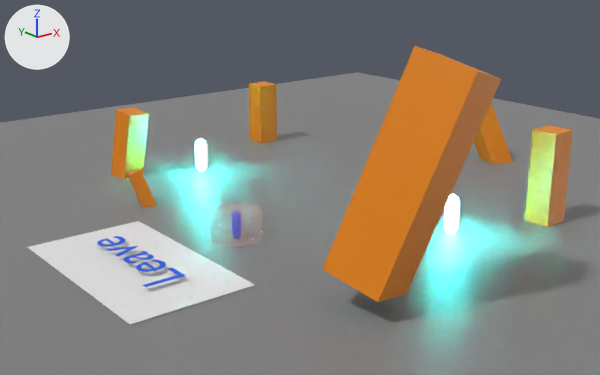
Before and after pictures for a commit that changed the glTF model examples/bevy_gltf_blueprints/multiple_levels/assets/models/StartLevel.glb.
One viewpoint serves both versions: a camera (50 mm lens) standing at (-38.6, -45.8, 21.0) and looking at (-0.1, 2.2, 1.8). Lighting does not change. The marker at upper left points along +X, +Y and +Z. Objects named as collision shapes, trigger or cutter boxes, shadow casters or lower levels of detail are left out. Where no turn or scale is listed for an object, it has been applied to the vertices. Vertices at the same position are counted once.

Before the edit, the objects in view are built like this:
```python
me_cube_009 = bpy.data.meshes.new('Cube.009')
me_cube_009.from_pydata(...)  # a box spanning x -1.0..1.0, y -1.0..1.0, z 0.0..7.0
me_cube_009.materials.append(mat_env_orange)  # orange #e78500
me_plane_006 = bpy.data.meshes.new('Plane.006')
me_plane_006.from_pydata([(-4.26, -7.46, 0.0), (4.26, -7.46, 0.0), (-4.26, 7.46, 0.0), (4.26, 7.46, 0.0)], [], [(0, 1, 3), (0, 3, 2)])
me_roundcube_001 = bpy.data.meshes.new('Roundcube.001')
me_roundcube_001.from_pydata(...)  # 114 vertices, 224 faces; spans x -0.33..0.33, y -0.33..0.33, z -1.0..1.0
me_roundcube_001.materials.append(mat_env_blue)  # blue #0555e7
me_roundcube_003 = bpy.data.meshes.new('Roundcube.003')
me_roundcube_003.from_pydata(...)  # a 9-sided cylinder along z spanning x -1.86..1.86, y -1.78..1.89, z -0.99..0.99
me_roundcube_003.materials.append(mat_sensor_material)  # pink #e7a9a9
me_text = bpy.data.meshes.new('Text')
me_text.from_pydata(...)  # 385 vertices, 381 faces; spans x -2.79..0.04, y 0.3..9.33, z 0.0
me_text.materials.append(mat_env_blue)  # blue #0555e7
ob_pillar_geometry_002 = bpy.data.objects.new('Pillar_geometry.002', me_cube_009)
ob_pillar_geometry_002.parent = ob_pillar_003
ob_pillar_geometry_002.location = (0.0, 0.0, 0.0)
ob_plane_004 = bpy.data.objects.new('Plane.004', me_plane_006)
ob_plane_004.location = (-15.63, 0.0, 0.05)
ob_player_geometry = bpy.data.objects.new('player_geometry', me_roundcube_001)
ob_player_geometry.location = (-7.62, 0.0, 1.02)
ob_player_sensor = bpy.data.objects.new('player_sensor', me_roundcube_003)
ob_player_sensor.location = (-7.62, 0.0, 1.02)
ob_text = bpy.data.objects.new('Text', me_text)
ob_text.location = (-14.38, -4.6, 0.42)
# also in view: 'Pillar_geometry.005' at (-6.1, -15.0, 7.8); 'Pillar_geometry.003' at (-6.0, 18.9, 2.3); 'Ground' at (0.0, 0.0, 0.0); 'Pillar_geometry' at (22.8, 2.4, 1.8); 'Pillar_geometry.001' at (12.4, -11.4, 3.5)
```
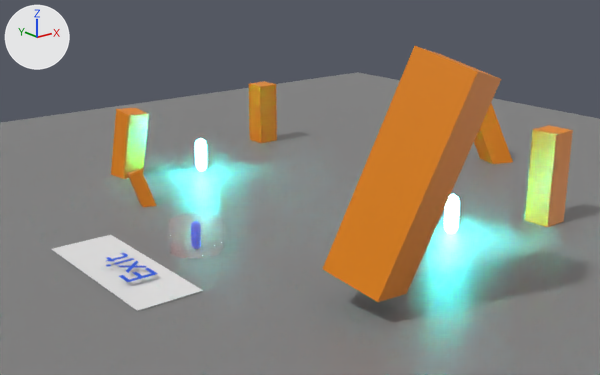
Changed parts and their boxes [x1, y1, x2, y2] in the pictures (600 x 375 px):
'Plane.004', reshaped, moved (33% narrower, 26% shorter)
    before: [28, 221, 255, 324]
    after: [52, 235, 203, 311]
'player_sensor', moved
    before: [210, 203, 263, 247]
    after: [169, 212, 224, 259]
'Text', reshaped, moved (42% narrower, 42% shorter)
    before: [97, 236, 186, 287]
    after: [106, 253, 157, 282]
part 2 of me_text, rebuilt (28% narrower, 31% shorter)
    before: [123, 251, 154, 263]
    after: [106, 253, 128, 261]
part 3 of me_text, rebuilt
    before: [136, 260, 166, 272]
    after: [119, 261, 146, 273]
part 4 of me_text, rebuilt (11% narrower, 25% shorter)
    before: [143, 268, 186, 287]
    after: [119, 268, 157, 282]
part 5 of me_text, deleted
    before: [97, 236, 125, 246]
part 6 of me_text, deleted
    before: [107, 246, 138, 257]

The change in detail:
me_plane_006 has 4 vertices, 2 faces and spans x -4.26..4.26, y -7.46..7.46, z 0.0.
me_plane_006 is used by ob_plane_004; location (-15.63, 0.0, 0.05).
Part 1, on me_plane_006:
Vertex 0 of me_plane_006 moves from (-4.26, -7.46, 0.0) at pixel (129, 324) to (-2.22, -6.13, 0.0) at pixel (137, 310).
Vertex 1 of me_plane_006 moves from (4.26, -7.46, 0.0) at pixel (255, 284) to (2.22, -6.13, 0.0) at pixel (203, 290).
Vertex 2 of me_plane_006 moves from (-4.26, 7.46, 0.0) at pixel (27, 247) to (-2.22, 6.13, 0.0) at pixel (50, 248).
Vertex 3 of me_plane_006 moves from (4.26, 7.46, 0.0) at pixel (138, 220) to (2.22, 6.13, 0.0) at pixel (110, 234).
me_text is used by ob_text; location (-14.38, -4.6, 0.42).
me_text had 385 vertices, 381 faces and spanned x -2.79..0.04, y 0.3..9.33, z 0.0.
me_text now has 134 vertices, 124 faces and spans x -2.07..0.03, y 0.23..4.72, z 0.0.
me_text part 2: the loose piece of 174 vertices spanning x -1.87..0.04, y 4.07..5.65, z 0.0 is rebuilt with 58 vertices and now spans x -1.65..0.03, y 3.71..4.72, z 0.0.
me_text part 3: the loose piece of 99 vertices spanning x -1.87..0.04, y 2.17..3.83, z 0.0 is rebuilt with 12 vertices and now spans x -1.37..0.0, y 1.52..3.04, z 0.0.
me_text part 4: the loose piece of 6 vertices spanning x -2.79..0.0, y 0.3..1.96, z 0.0 is rebuilt with 12 vertices and now spans x -2.07..0.0, y 0.23..1.43, z 0.0.
me_text part 5: the loose piece of 99 vertices spanning x -1.87..0.04, y 7.68..9.33, z 0.0 is deleted.
me_text part 6: the loose piece of 7 vertices spanning x -1.84..0.04, y 5.73..7.49, z 0.0 is deleted.
Object 'player_geometry' (ob_player_geometry) moves from (-7.62, 0.0, 1.02) to (-10.96, 0.0, 1.02).
Object 'player_sensor' (ob_player_sensor) moves from (-7.62, 0.0, 1.02) to (-10.96, 0.0, 1.02).
Object 'Plane.004' (ob_plane_004) moves from (-15.63, 0.0, 0.05) to (-16.54, -0.05, 0.07).
Object 'Text' (ob_text) moves from (-14.38, -4.6, 0.42) to (-15.59, -3.19, 0.42).
